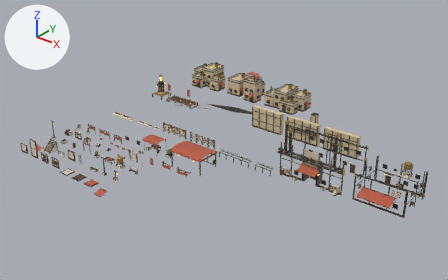
The glTF model tools/model_viewer/kit_town.glb, before and after one commit.
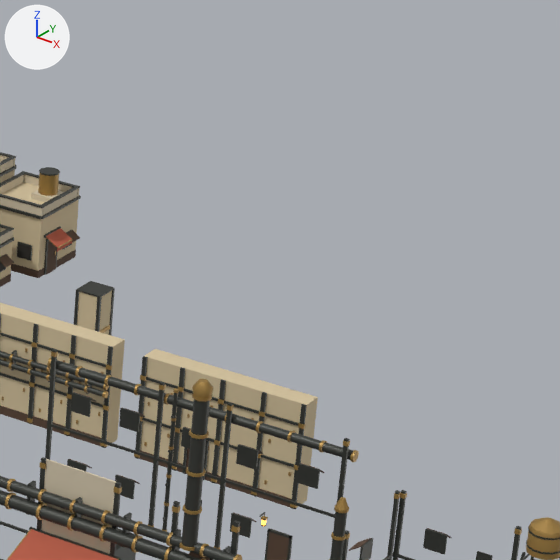
Old and new are each drawn whole from a camera (50 mm lens) standing at (108.8, -66.3, 60.7) and looking at (34.3, 26.8, 2.9) and again close up on the part from 66% to 92% of the width and 19% to 61% of the height. Every picture has the same lights, and +X, +Y and +Z are marked at upper left. The first two pictures are the older version.

The first close-up shows 'diner_front', 'lower_block_c', 'parapet_corner', 'retaining_b', 'retaining_c', 'workshop_front'.
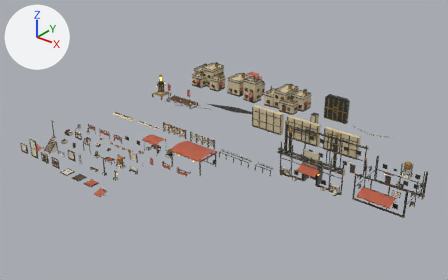
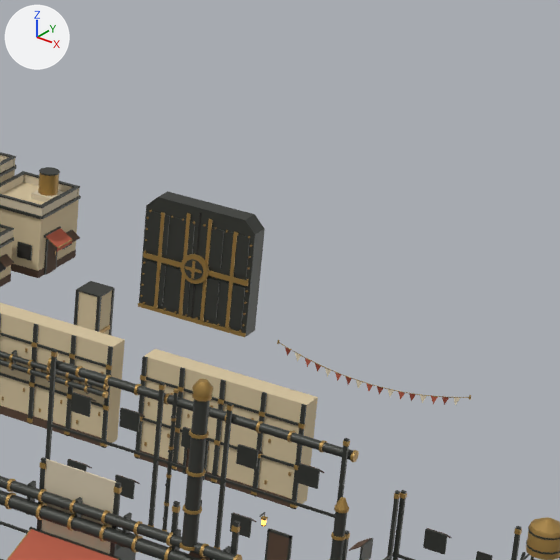
Commit message: Town rollout: stronger dirt patches, gate door and bunting in the kit gallery

Location of each change, [x1, y1, x2, y2] in pixels of the close-ups (560 x 560 px):
'gate_door', added: after [138, 191, 265, 337]
    faces in mat_metal: [138, 191, 265, 337]
'bunting', added: after [277, 340, 471, 405]
    faces in mat_flat: [279, 342, 469, 405]

Diff of the bpy script that builds the scene:
```diff
--- a/tools/model_viewer/kit_town.glb.py
+++ b/tools/model_viewer/kit_town.glb.py
@@ me_bunting_001 @@
+me_bunting_001.from_pydata(...)  # 251 vertices, 320 faces; spans x -5.05..5.05, y -0.04..0.04, z -1.22..0.1
+# faces by material slot: [280, 40]
+me_bunting_001.materials.append(mat_flat)
+me_bunting_001.materials.append(mat_metal)
@@ me_gate_door @@
+me_gate_door.from_pydata(...)  # 690 vertices, 1166 faces; spans x -3.0..3.0, y -0.78..0.5, z 0.0..6.0
+# faces by material slot: [12, 1154]
+me_gate_door.materials.append(mat_flat)
+me_gate_door.materials.append(mat_metal)
@@ ob_bunting @@
+ob_bunting = bpy.data.objects.new('bunting', me_bunting_001)
+ob_bunting.location = (54.18, 56.67, 0.0)
@@ ob_gate_door @@
+ob_gate_door = bpy.data.objects.new('gate_door', me_gate_door)
+ob_gate_door.location = (44.63, 56.67, 0.0)
```
